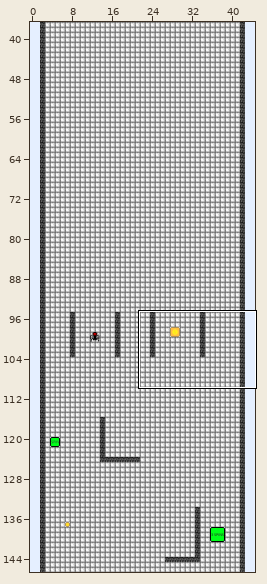
Tiled map -- assets/untitled1.tmx. The picture above shows the old version from afar; the outline marks the close-up.
Close-up. The starting point:
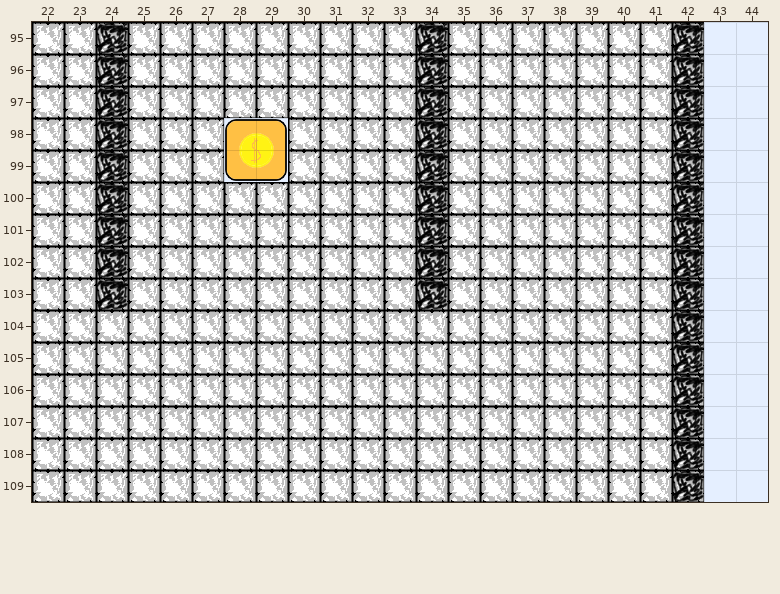
Cells are 32x32 px. Shown: x 22..44, y 95..109. The commit also changed other parts of the map, which this record leaves out.
After the commit:
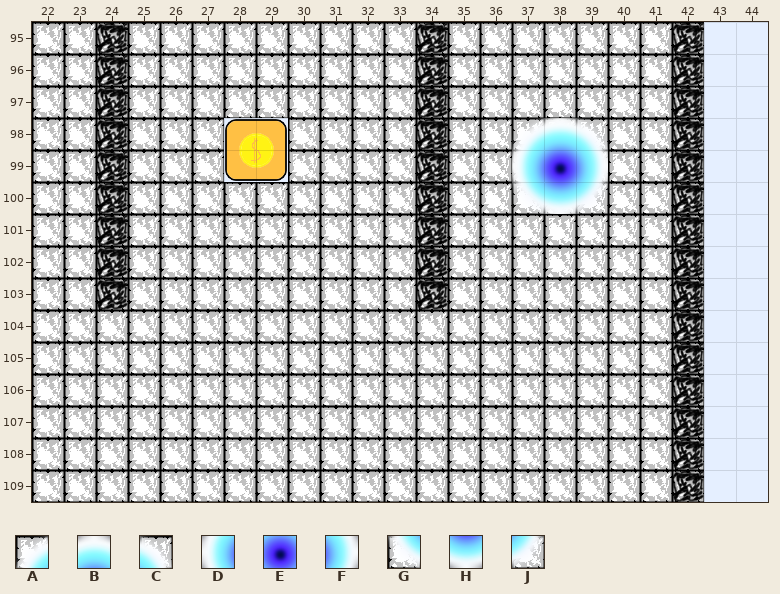
Key: from "map_sprite": A 53, B 54, C 55, D 63, E 64, F 65, G 73, H 74, J 75.
_ is an empty cell, . an unchanged one.
See-through tiles are keyed as they look on the map.
Changes in this commit:
--- layer "coins"
@@ x 37..39 @@
- 98 ___
- 99 ___
-100 ___
+ 98 ABC
+ 99 DEF
+100 GHJ
Where, in picture pixels (left, top, right, bottom), the same in both close-ups:
added: (512, 118, 608, 214)
